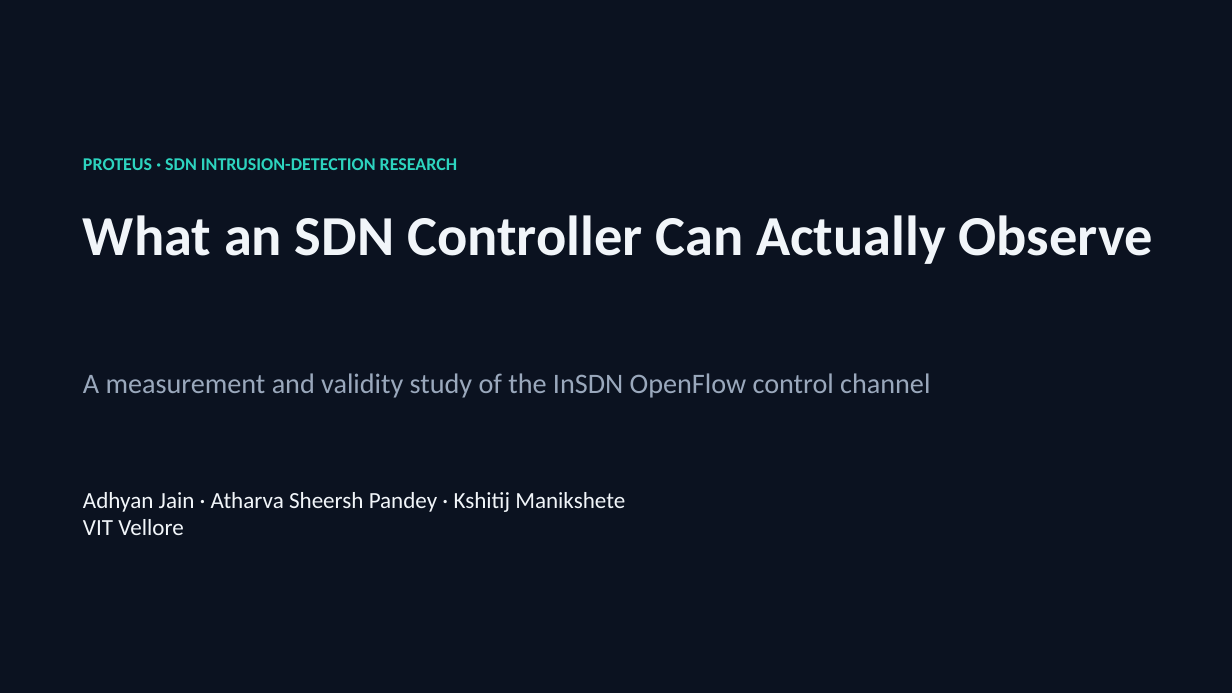
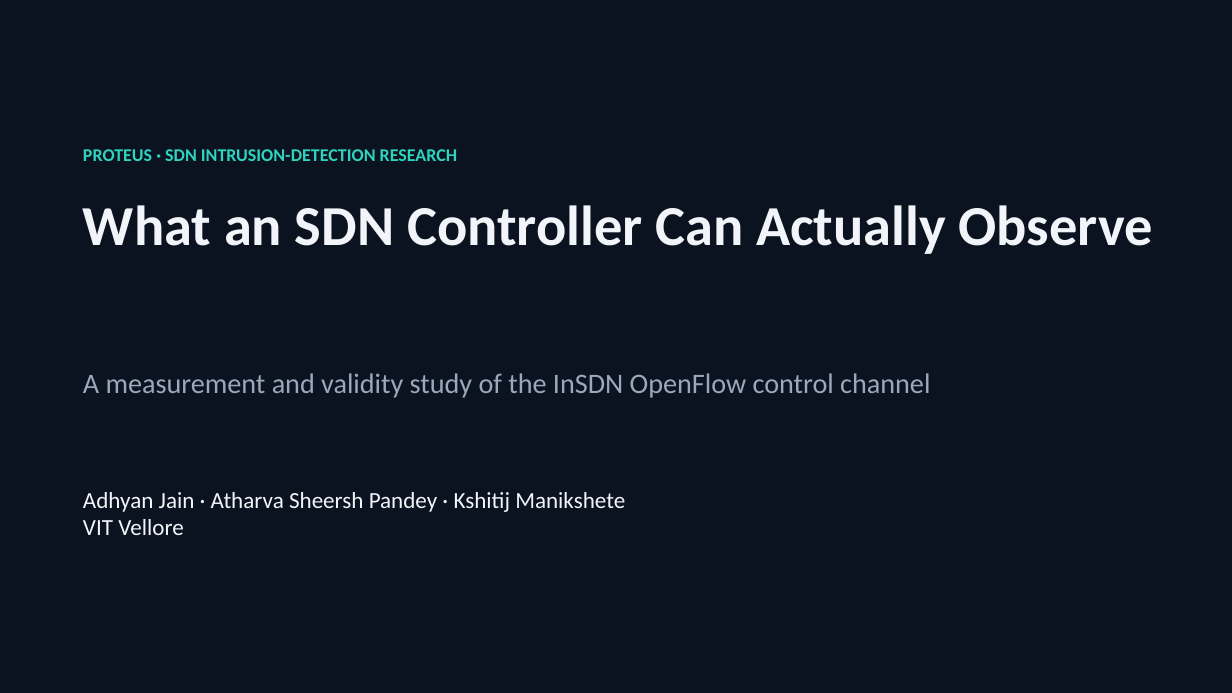
Before and after one commit to adhyan-jain/Proteus, a slide deck: slide 1 of research/insdn_controller/PRESENTATION.pptx. Drawn at 1232x693 pixels with LibreOffice and Linux fonts; fonts in the diff are those of the drawing. Boxes give left, top, right and bottom in pixels: in the first picture for what was removed or moved away, otherwise in the second. Text is boxed around its words. In the diff, an @@ line names an element or a change of style, - is before the commit and + after.

```diff
--- a/research/insdn_controller/PRESENTATION.pptx
+++ b/research/insdn_controller/PRESENTATION.pptx
@@ text "PROTEUS · SDN INTRUSION-DETECTION RESEARCH": place and size @@
-text "PROTEUS · SDN INTRUSION-DETECTION RESEARCH" at bbox=[83, 158, 458, 170]
+text "PROTEUS · SDN INTRUSION-DETECTION RESEARCH" at bbox=[83, 149, 458, 161]
@@ text "What an SDN Controller Can ...": place and size @@
-text "What an SDN Controller Can ..." at bbox=[83, 215, 1153, 264]
+text "What an SDN Controller Can ..." at bbox=[83, 205, 1153, 254]
```
Also in this commit, not shown: 9 other slides changed, 1 slide added, 1 slide removed, 1 other file.
